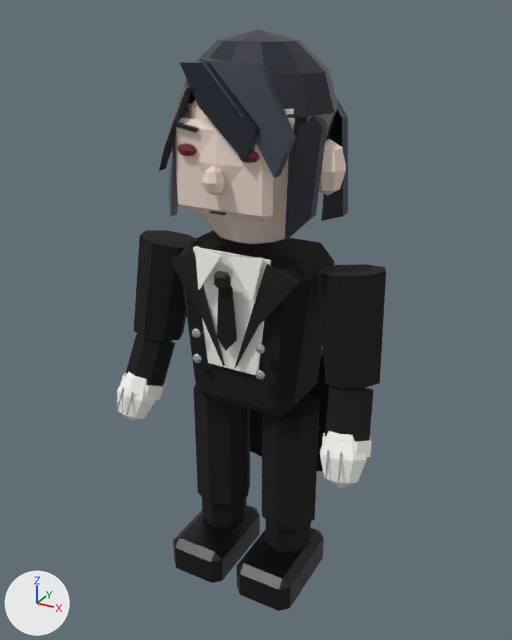
Before and after pictures for a commit that changed the glTF model src/game/models/castle/leisure/servant.glb.
Before and after are seen from a 50 mm lens placed at (1.21, -2.21, 2.26), pointed at (-0.01, 0.01, 1.15). Arrows for +X, +Y and +Z are at lower left; the lights stay in place. The older version comes first. Where no turn or scale is listed for an object, it has been applied to the vertices.

The first picture shows 'Fitted black tailcoat torso', 'Layered black hair crown', 'Open face', 'Servant head', 'Swept black fringe 1', 'Swept black fringe 3', 'left boot', 'left forearm', 'left rolled linen cuff', 'left tailcoat sleeve', 'left trouser', 'right boot', 'right forearm', 'right rolled linen cuff', 'right tailcoat sleeve', 'right trouser' and 30 more.
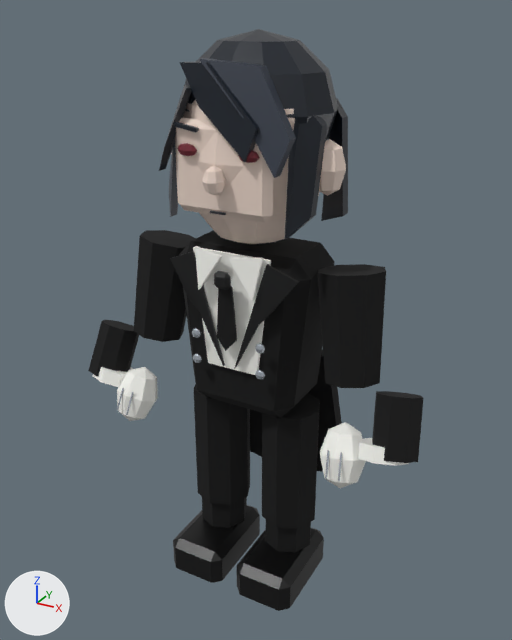
Commit message: Update leisure servant models

Where the change shows, as pixel boxes (x1, y1, x2, y2) in the pictures (512 x 640 px):
'right forearm', moved: before (325, 385, 374, 442); after (372, 391, 424, 463)
'left forearm', moved: before (125, 334, 175, 386); after (88, 320, 139, 376)
'right rolled linen cuff', moved: before (322, 433, 372, 457); after (358, 438, 409, 466)
'left rolled linen cuff', moved: before (121, 373, 166, 400); after (93, 367, 133, 387)

The change in detail:
Object 'left forearm' (ob_left_forearm) moves from (-0.444, -0.113, 0.909) to (-0.623, -0.113, 0.931).
Object 'left rolled linen cuff' (ob_left_rolled_linen_cuff) moves from (-0.455, -0.148, 0.822) to (-0.594, -0.148, 0.839).
Object 'right forearm' (ob_right_forearm) moves from (0.444, -0.113, 0.909) to (0.623, -0.113, 0.931).
Object 'right rolled linen cuff' (ob_right_rolled_linen_cuff) moves from (0.455, -0.148, 0.822) to (0.594, -0.148, 0.839).
